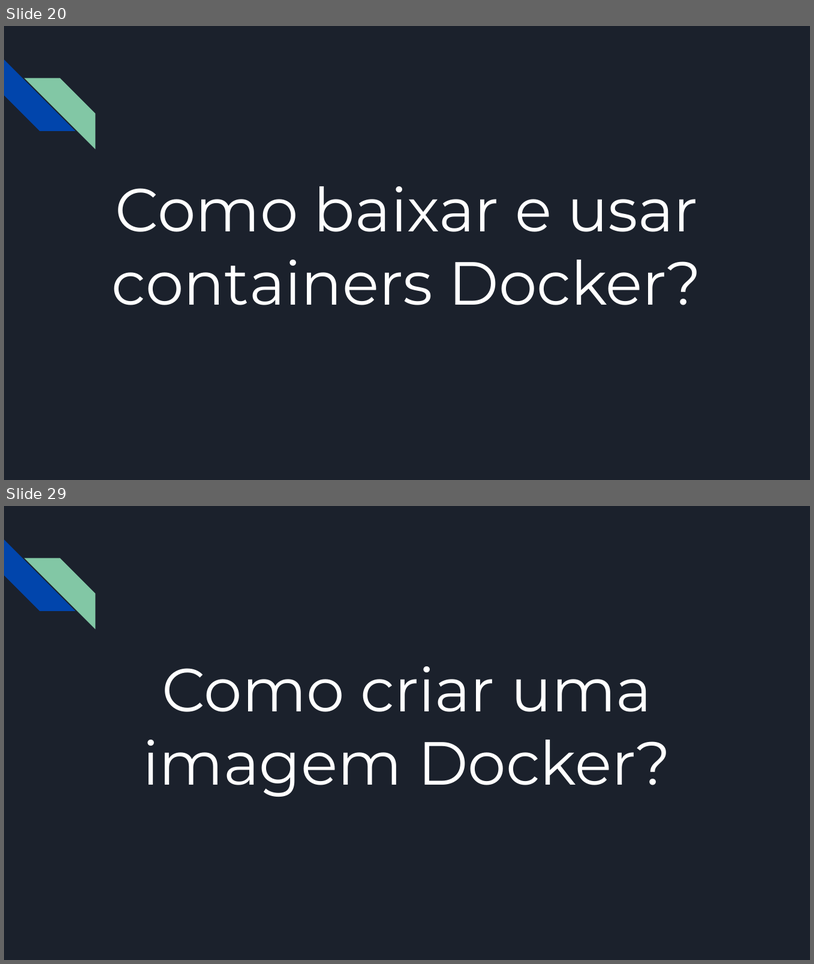
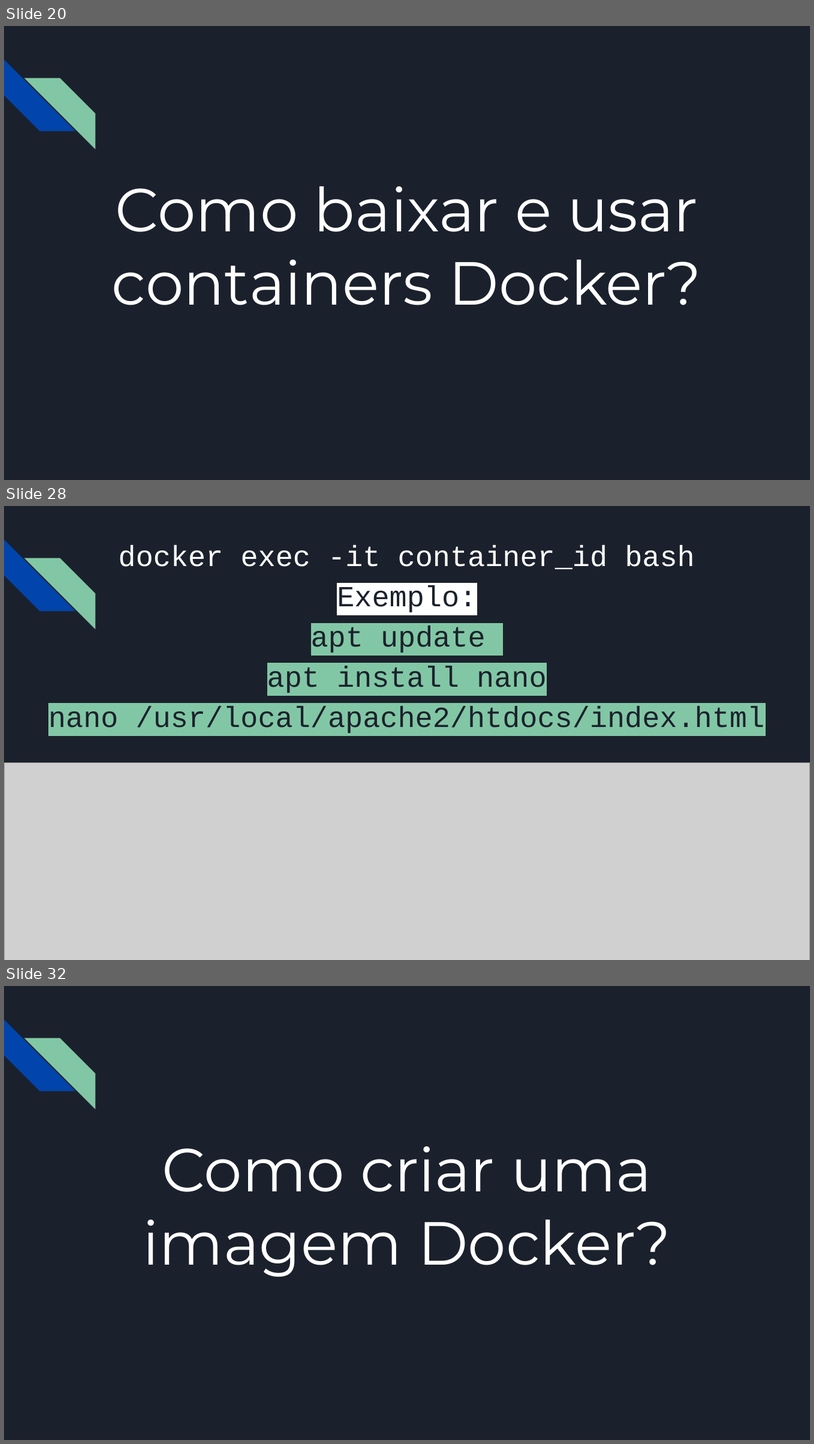
Before and after one commit to RafaelCecchin/aula-docker, a slide deck: slides/Introdução ao Docker.pptx. Shown one above the other, each under a label of ours: slides 20 and 29 before the commit, slides 20, 28 and 32 after it; the slides between them are not shown. The pictures are 814x964 and 814x1444 pixels, drawn with LibreOffice and Linux fonts; fonts in the diff are those of the drawing; grey boxes stand for pictures. Boxes give left, top, right and bottom in pixels: in the first picture for what was removed or moved away, otherwise in the second. Text is boxed around its words. In the diff, an @@ line names an element or a change of style, - is before the commit and + after.

```diff
--- a/slides/Introdução ao Docker.pptx
+++ b/slides/Introdução ao Docker.pptx
@@ slide 28 added at box(4, 506, 810, 960), background #1B212C; not listed: 2 template elements that a slide beside it also shows @@
@@ text added at box(48, 546, 765, 733), 26 pt, text #1B212C @@
+docker exec -it container_id bash
+Exemplo:
+apt update
+apt install nano
+nano /usr/local/apache2/htdocs/index.html
@@ picture added at box(4, 762, 810, 960) @@
@@ what was slide 29 is now slide 32 @@
```
Also in this commit, not shown: 15 slides changed, 2 other slides added, 1 other file.
